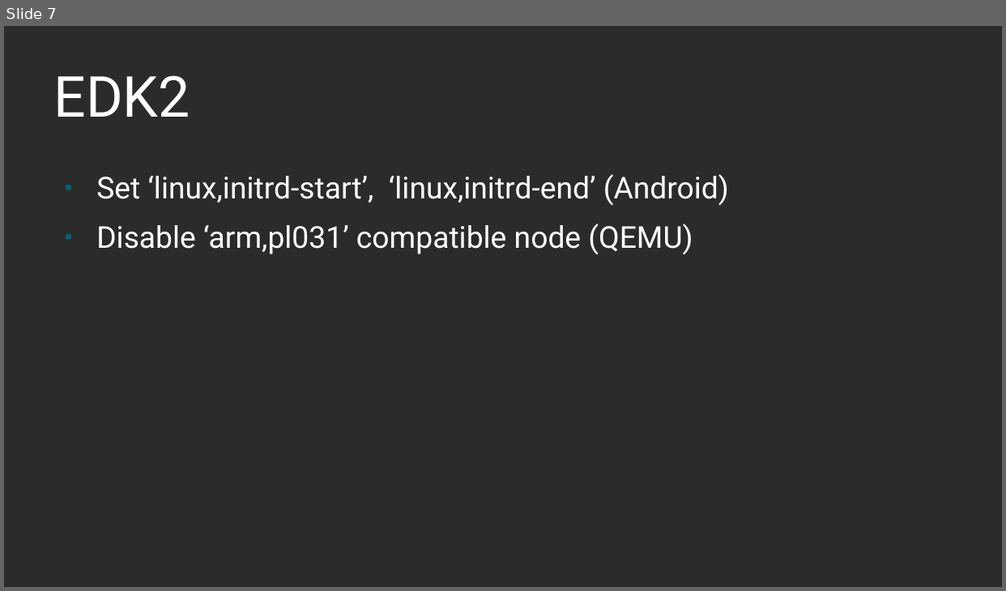
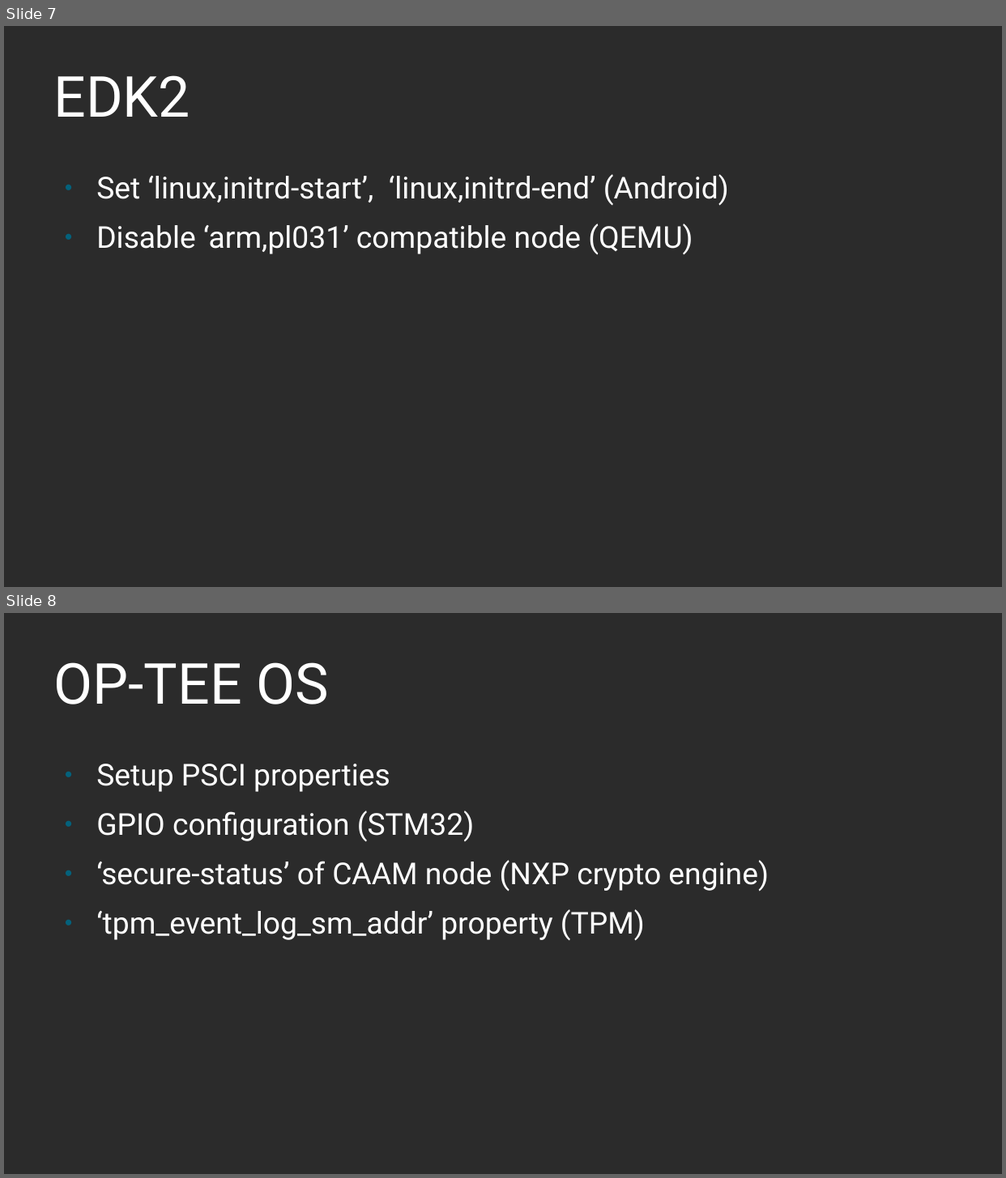
Before and after one commit to xypron/dte, a slide deck: Device Tree Lifetime.odp. Shown one above the other, each under a label of ours: slide 7 before the commit, slides 7 and 8 after it. The pictures are 1006x591 and 1006x1178 pixels, drawn with LibreOffice and Linux fonts; fonts in the diff are those of the drawing; background and template pictures are left out; a plain dark background stands for a picture behind light text. Boxes give left, top, right and bottom in pixels: in the first picture for what was removed or moved away, otherwise in the second. Text is boxed around its words. In the diff, an @@ line names an element or a change of style, - is before the commit and + after.

```diff
--- a/Device Tree Lifetime.odp
+++ b/Device Tree Lifetime.odp
@@ slide 8 added at [4,613,1002,1174], background picture (left out) @@
@@ title added at [53,662,328,705], 45 pt, text #FFFFFF @@
+OP-TEE OS
@@ text added at [96,764,769,941], 24 pt, text #FFFFFF @@
+● Setup PSCI properties
+● GPIO configuration (STM32)
+● ‘secure-status’ of CAAM node (NXP crypto engine)
+● ‘tpm_event_log_sm_addr’ property (TPM)
```
Also in this commit, not shown: 3 slides changed, 1 other file.
